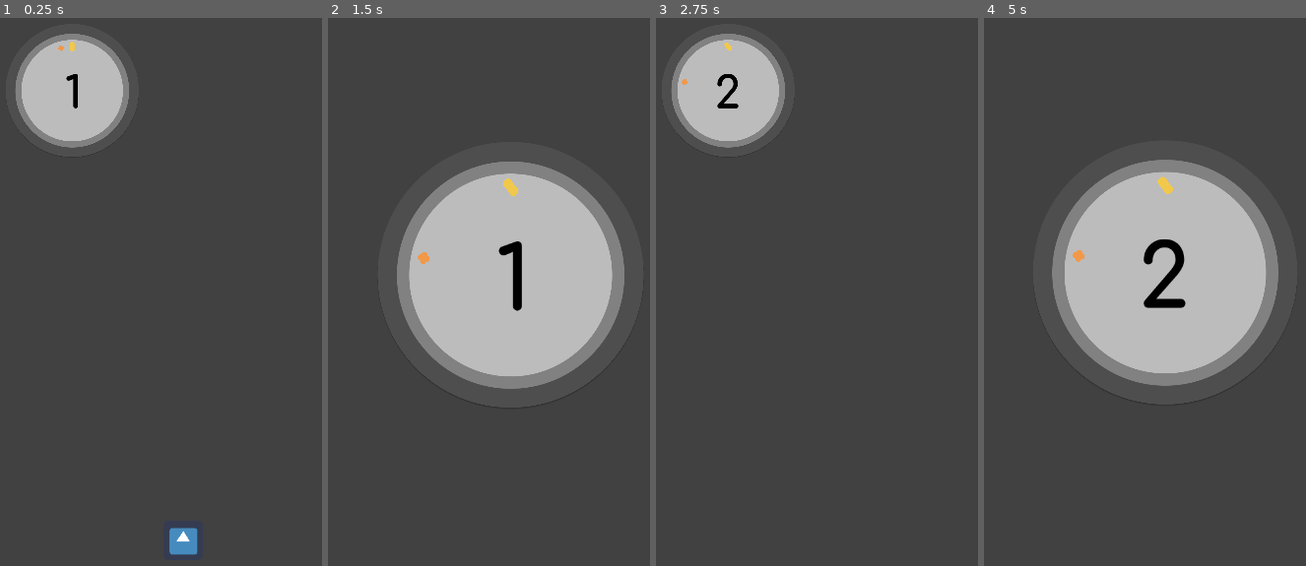
Above: before the commit, frames 1-4 (left to right).
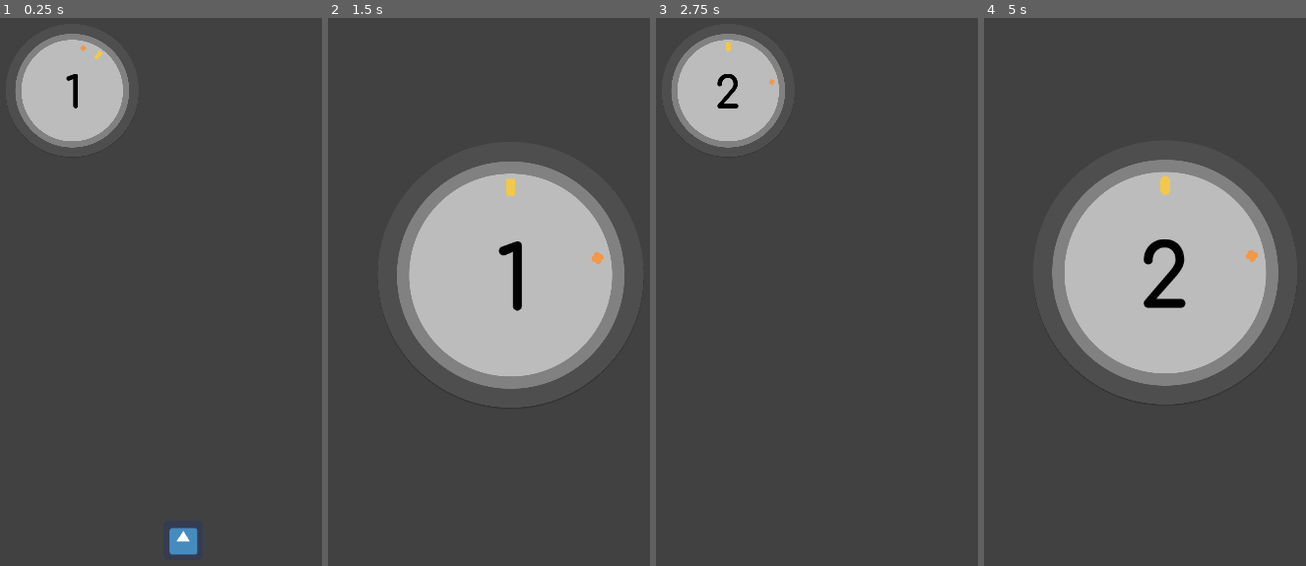
Above: after the commit, the same moments.

Repository: takecare/popthelock
Game: Godot game, scene res://scenes/Start.tscn
Two runs of this game, one before a commit and one after it. Both use one fixed random seed, a clock stepped at 60 frames per second and the inputs below. The engine's default icon, where the game draws it, is replaced by a stand-in: a white triangle on a blue panel in a dark square.
Inputs (mouse positions are in pixels of both pictures, inside the frame that each line leads up to):
- Up to frame 1 (0.25 s): no input
- Up to frame 2 (1.5 s): click (511, 538) at 0.5 s; tap Enter at 1.25 s; move the mouse to (608, 259) at 1.27 s; hold W from 1.28 s (still down); click (608, 259) at 1.35 s
- Up to frame 3 (2.75 s): move the mouse to (749, 341) at 2.02 s; release W at 2.03 s; hold S from 2.03 s (still down); tap G at 2.1 s
- Up to frame 4 (5 s): tap Space at 2.75, 4.25 s; move the mouse to (1212, 127) at 2.77 s; release S at 2.78 s; hold W 2.78-4.28 s; tap H at 2.85 s; tap Enter at 3.5 s; move the mouse to (1145, 456) at 3.52 s; tap J at 3.6 s; move the mouse to (1299, 418) at 4.27 s; hold S from 4.28 s (still down); tap Z at 4.35 s

The runs differ from the first frame. In frame 1, less than 0.1% of the frame differs, in the area x 18-32%, y 4-8%; in frame 2, 0.2%, in the area x 27-86%, y 29-45%; in frame 3, less than 0.1%; in frame 4, 0.2%.

Commit message:
replace target within a certain range

Diff:
--- a/scripts/Main.gd
+++ b/scripts/Main.gd
@@ -20,11 +20,14 @@
 
 export(float) var target_radius = 74 # distance from the lock center
 onready var target: Target = $Game/Target
+var min_angle_deg: float = 30
+var max_angle_deg: float = 60
 
 onready var score: Score = $Game/Score
 
 onready var start_button: FadeButton = $GUI/HBox/StartButton
 
+onready var random: RandomNumberGenerator = RandomNumberGenerator.new()
 
 func _ready() -> void:
   target.set_position(
@@ -36,7 +39,8 @@
   crosshair.set_position(target.global_position)
   score.center_on(lock_center)
   score.set_score(count)
-  randomize()
+  replace_target()
+  random.randomize()
 
 
 func _process(delta: float) -> void:
@@ -50,13 +54,22 @@
 
 
 func _on_target_hit() -> void:
-  if !is_playing:
+  if !is_playing or $Game/Score.in_progress:
     return
-  if $Game/Score.in_progress:
-    return
+  replace_target()
   decrease_count()
   if count == 0:
     increase_level()
+
+func replace_target() -> void:
+  crosshair_rotation_direction *= -1
+  print(min_angle_deg, " ", max_angle_deg)
+  var angle = deg2rad(random.randf_range(min_angle_deg, max_angle_deg))
+  var signed_angle = crosshair_rotation_direction * angle
+  target.increase_rotation_around_by(lock_center, signed_angle)
+  var s = 1 if random.randf() > 0.5 else -1
+  min_angle_deg += random.randf_range(5, 25) * s
+  max_angle_deg += random.randf_range(5, 25) * -s
 
 
 func decrease_count() -> void:
@@ -70,12 +83,8 @@
   if level >= len(progression):
       return
   crosshair_speed += initial_speed # TODO increase speed at reasonable pace
-  crosshair_rotation_direction *= -1
-
   count = progression[level]
   score.next_level(count) # score.set_score(count)
-  # TODO next angle has to place the target in the same direction as the xhair's movement
-  target.increase_rotation_around_by(lock_center, deg2rad(randi() % 360))
 
 
 func _on_target_missed() -> void:
